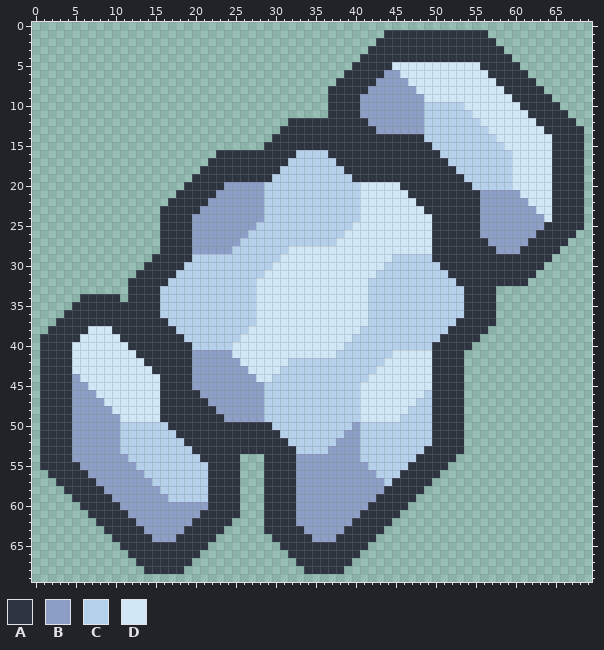
Sprite sheet, stored at assets/sprites/ui/faction-orion.png. Above, as it was before the edit.
The file is 70x70 pixels.
Palette (. is transparent): A #2e3440  B #8d9ec6  C #b4d0eb  D #d2e7f5
Pixels before, first column x 1:
 1 ...........................................AAAAAAAAAAAAA............
 2 ..........................................AAAAAAAAAAAAAAA...........
 3 .........................................AAAAAAAAAAAAAAAAA..........
 4 ........................................AAAAAAAAAAAAAAAAAAA.........
 5 .......................................AAAAADDDDDDDDDDDAAAAA........
 6 ......................................AAAAABBDDDDDDDDDDDAAAAA.......
 7 .....................................AAAAABBBBDDDDDDDDDDDAAAAA......
 8 ....................................AAAAABBBBBBDDDDDDDDDDDAAAAA.....
 9 ....................................AAAABBBBBBBBDDDDDDDDDDDAAAAA....
10 ....................................AAAABBBBBBBBCCCCCDDDDDDDAAAAA...
11 ....................................AAAABBBBBBBBCCCCCCDDDDDDDAAAAA..
12 ...............................AAAAAAAAAABBBBBBBCCCCCCCDDDDDDDAAAAA.
13 ..............................AAAAAAAAAAAABBBBBBCCCCCCCCDDDDDDDAAAAA
14 .............................AAAAAAAAAAAAAAAAAAACCCCCCCCCDDDDDDDAAAA
15 ............................AAAAAAAAAAAAAAAAAAAAACCCCCCCCCDDDDDDAAAA
16 ......................AAAAAAAAAACCCCAAAAAAAAAAAAAACCCCCCCCCDDDDDAAAA
17 .....................AAAAAAAAAACCCCCCAAAAAAAAAAAAAACCCCCCCCDDDDDAAAA
18 ....................AAAAAAAAAACCCCCCCCAAAAAAAAAAAAAACCCCCCCDDDDDAAAA
19 ...................AAAAAAAAAACCCCCCCCCCAAAAAAAAAAAAAACCCCCCDDDDDAAAA
20 ..................AAAAABBBBBCCCCCCCCCCCCDDDDDAAAAAAAAACCCCCDDDDDAAAA
21 .................AAAAABBBBBBCCCCCCCCCCCCDDDDDDAAAAAAAAABBBBBDDDDAAAA
22 ................AAAAABBBBBBBCCCCCCCCCCCCDDDDDDDAAAAAAAABBBBBBDDDAAAA
23 ...............AAAAABBBBBBBBCCCCCCCCCCCCDDDDDDDDAAAAAAABBBBBBBDDAAAA
24 ...............AAAABBBBBBBBBCCCCCCCCCCCCDDDDDDDDDAAAAAABBBBBBBBDAAAA
25 ...............AAAABBBBBBBBCCCCCCCCCCCCDDDDDDDDDDAAAAAABBBBBBBBAAAAA
26 ...............AAAABBBBBBBCCCCCCCCCCCCDDDDDDDDDDDAAAAAABBBBBBBAAAAA.
27 ...............AAAABBBBBBCCCCCCCCCCCCDDDDDDDDDDDDAAAAAAABBBBBAAAAA..
28 ...............AAAABBBBBCCCCCCCDDDDDDDDDDDDDDDDDDAAAAAAAABBBAAAAA...
29 ..............AAAAACCCCCCCCCCCDDDDDDDDDDDDDDCCCCCAAAAAAAAAAAAAAA....
30 .............AAAAACCCCCCCCCCCDDDDDDDDDDDDDDCCCCCCCAAAAAAAAAAAAA.....
31 ............AAAAACCCCCCCCCCCDDDDDDDDDDDDDDCCCCCCCCCAAAAAAAAAAA......
32 ...........AAAAACCCCCCCCCCCDDDDDDDDDDDDDDCCCCCCCCCCCAAAAAAAAA.......
33 ...........AAAACCCCCCCCCCCCDDDDDDDDDDDDDDCCCCCCCCCCCCAAAA...........
34 .....AAAAA.AAAACCCCCCCCCCCCDDDDDDDDDDDDDDCCCCCCCCCCCCAAAA...........
35 ....AAAAAAAAAAACCCCCCCCCCCCDDDDDDDDDDDDDDCCCCCCCCCCCCAAAA...........
36 ...AAAAAAAAAAAACCCCCCCCCCCCDDDDDDDDDDDDDDCCCCCCCCCCCCAAAA...........
37 ..AAAAAAAAAAAAAACCCCCCCCCCCDDDDDDDDDDDDDDCCCCCCCCCCCAAAAA...........
38 .AAAAADDDAAAAAAAACCCCCCCCCDDDDDDDDDDDDDDCCCCCCCCCCCAAAAA............
39 AAAAADDDDDAAAAAAAACCCCCCCDDDDDDDDDDDDDDCCCCCCCCCCCAAAAA.............
40 AAAADDDDDDDAAAAAAAACCCCCDDDDDDDDDDDDDDCCCCCCCCCCCAAAAA..............
41 AAAADDDDDDDDAAAAAAABBBBBDDDDDDDDDDDDDCCCCCCCDDDDDAAAA...............
42 AAAADDDDDDDDDAAAAAABBBBBBDDDDDDCCCCCCCCCCCCDDDDDDAAAA...............
43 AAAADDDDDDDDDDAAAAABBBBBBBDDDDCCCCCCCCCCCCDDDDDDDAAAA...............
44 AAAABDDDDDDDDDDAAAABBBBBBBBDDCCCCCCCCCCCCDDDDDDDDAAAA...............
45 AAAABBDDDDDDDDDAAAABBBBBBBBBCCCCCCCCCCCCDDDDDDDDDAAAA...............
46 AAAABBBDDDDDDDDAAAAABBBBBBBBCCCCCCCCCCCCDDDDDDDDCAAAA...............
47 AAAABBBBDDDDDDDAAAAAABBBBBBBCCCCCCCCCCCCDDDDDDDCCAAAA...............
48 AAAABBBBBDDDDDDAAAAAAABBBBBBCCCCCCCCCCCCDDDDDDCCCAAAA...............
49 AAAABBBBBBDDDDDAAAAAAAABBBBBCCCCCCCCCCCCDDDDDCCCCAAAA...............
50 AAAABBBBBBCCCCCCAAAAAAAAAAAAACCCCCCCCCCBCCCCCCCCCAAAA...............
51 AAAABBBBBBCCCCCCCAAAAAAAAAAAAACCCCCCCCBBCCCCCCCCCAAAA...............
52 AAAABBBBBBCCCCCCCCAAAAAAAAAAAAACCCCCCBBBCCCCCCCCCAAAA...............
53 AAAABBBBBBCCCCCCCCCAAAAAAAAAAAAACCCCBBBBCCCCCCCCAAAAA...............
54 AAAABBBBBBBCCCCCCCCCAAAAA...AAAABBBBBBBBCCCCCCCAAAAA................
55 AAAAABBBBBBBCCCCCCCCCAAAA...AAAABBBBBBBBBCCCCCAAAAA.................
56 .AAAAABBBBBBBCCCCCCCCAAAA...AAAABBBBBBBBBBCCCAAAAA..................
57 ..AAAAABBBBBBBCCCCCCCAAAA...AAAABBBBBBBBBBBCAAAAA...................
58 ...AAAAABBBBBBBCCCCCCAAAA...AAAABBBBBBBBBBBAAAAA....................
59 ....AAAAABBBBBBBCCCCCAAAA...AAAABBBBBBBBBBAAAAA.....................
60 .....AAAAABBBBBBBBBBBAAAA...AAAABBBBBBBBBAAAAA......................
61 ......AAAAABBBBBBBBBAAAAA...AAAABBBBBBBBAAAAA.......................
62 .......AAAAABBBBBBBAAAAA....AAAABBBBBBBAAAAA........................
63 ........AAAAABBBBBAAAAA.....AAAAABBBBBAAAAA.........................
64 .........AAAAABBBAAAAA.......AAAAABBBAAAAA..........................
65 ..........AAAAAAAAAAA.........AAAAAAAAAAA...........................
66 ...........AAAAAAAAA...........AAAAAAAAA............................
67 ............AAAAAAA.............AAAAAAA.............................
68 .............AAAAA...............AAAAA..............................
Now the later version:
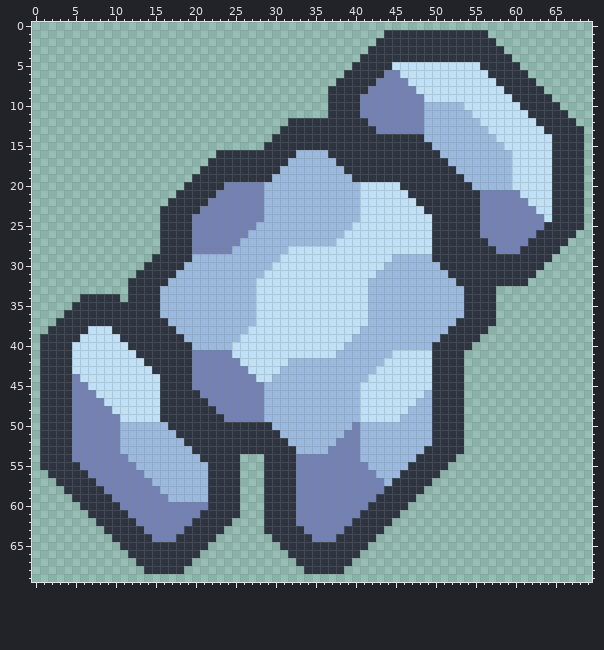
Diff:
colour B: #8d9ec6 -> #7381b3
colour C: #b4d0eb -> #9bb9dd
colour D: #d2e7f5 -> #c0e0f5
